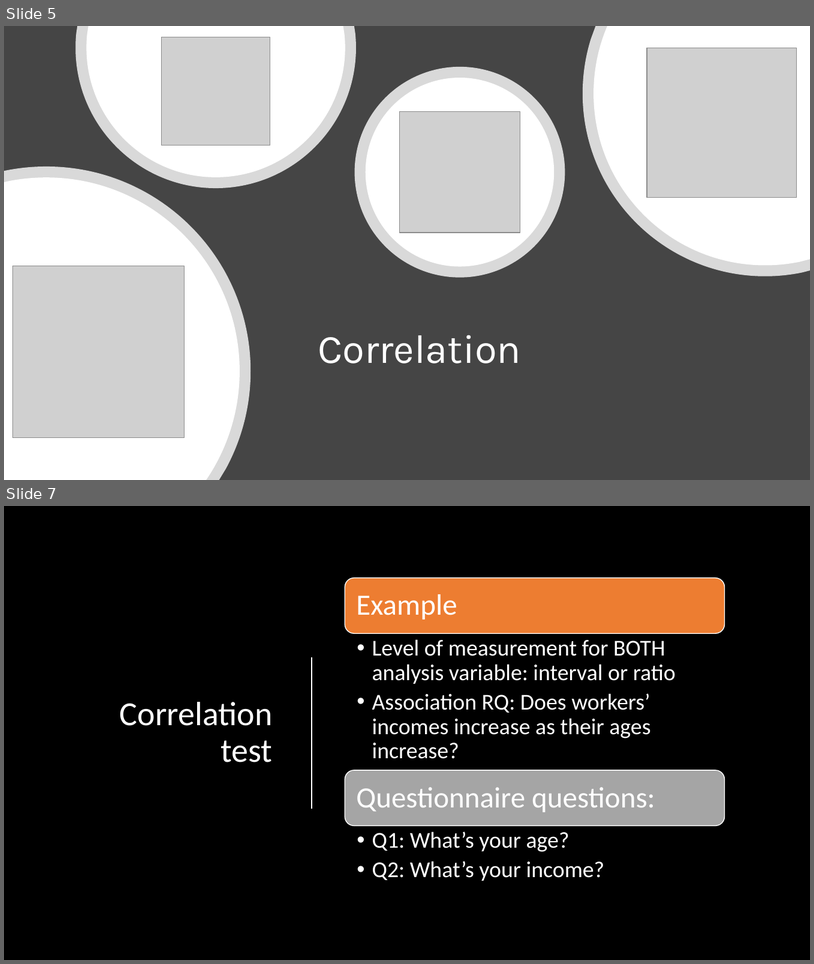
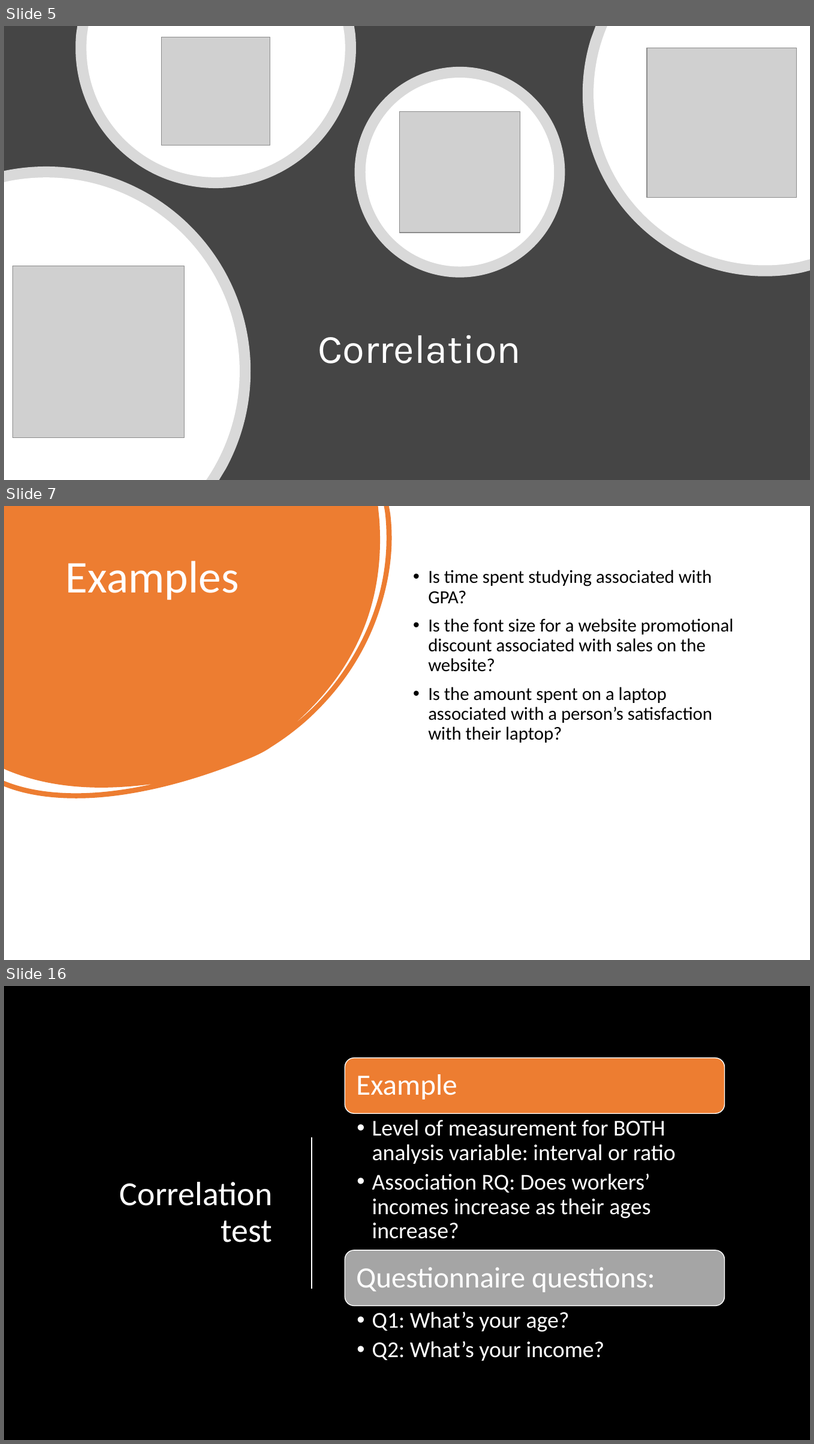
Before and after one commit to mikenguyen13/mar4050, a slide deck: lectures/11/1_Correlation.pptx. Shown one above the other, each under a label of ours: slides 5 and 7 before the commit, slides 5, 7 and 16 after it; the slides between them are not shown. The pictures are 814x964 and 814x1444 pixels, drawn with LibreOffice and Linux fonts; fonts in the diff are those of the drawing; grey boxes stand for pictures; background and template pictures are left out. Boxes give left, top, right and bottom in pixels: in the first picture for what was removed or moved away, otherwise in the second. Text is boxed around its words. In the diff, an @@ line names an element or a change of style, - is before the commit and + after.

```diff
--- a/lectures/11/1_Correlation.pptx
+++ b/lectures/11/1_Correlation.pptx
@@ slide 7 added at (4, 506, 810, 960), background #FFFFFF @@
@@ freeform shape added at (4, 506, 464, 878), fill #ED7D31 @@
@@ title added at (66, 561, 239, 600), 54 pt, text #FFFFFF @@
+Examples
@@ text added at (428, 570, 734, 742), 22 pt, text #000000 @@
+• Is time spent studying associated with GPA?
+• Is the font size for a website promotional discount associated with sales on the website?
+• Is the amount spent on a laptop associated with a person’s satisfaction with their laptop?
@@ what was slide 7 is now slide 16 @@
```
Also in this commit, not shown: 10 slides changed, 9 other slides added, 1 slide removed, 7 other files.
